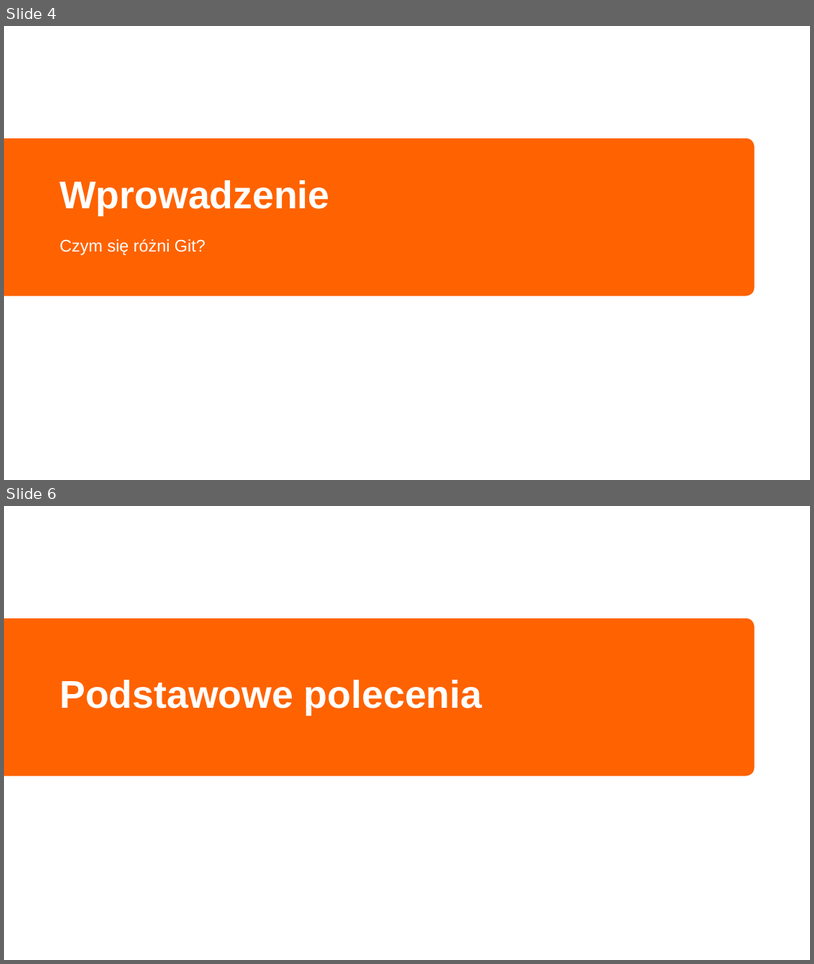
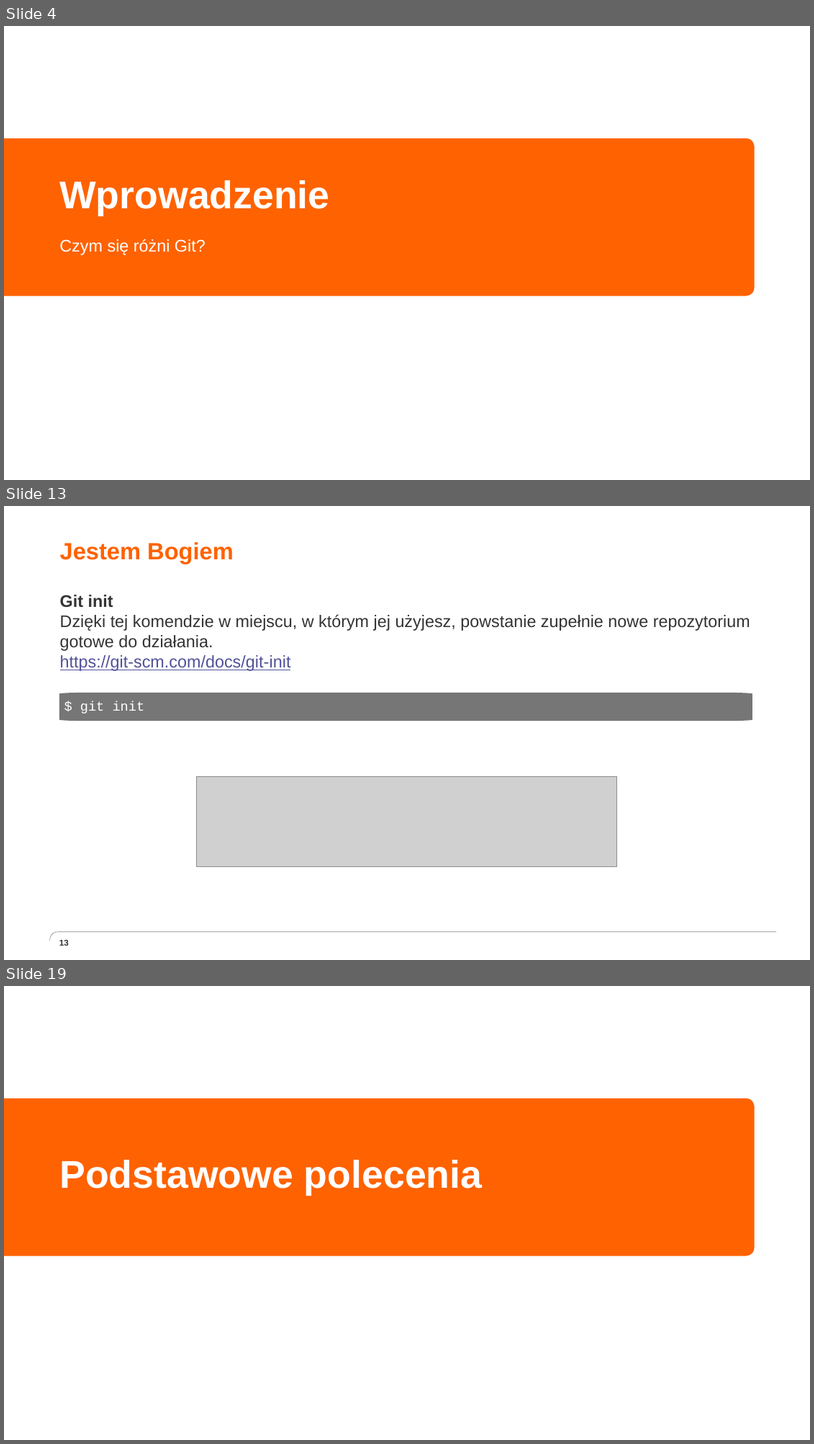
Before and after one commit to grazin/materialy, a slide deck: Programowanie użytkowe - Git.pptx. Shown one above the other, each under a label of ours: slides 4 and 6 before the commit, slides 4, 13 and 19 after it; the slides between them are not shown. The pictures are 814x964 and 814x1444 pixels, drawn with LibreOffice and Linux fonts; fonts in the diff are those of the drawing; grey boxes stand for pictures; background and template pictures are left out. Boxes give left, top, right and bottom in pixels: in the first picture for what was removed or moved away, otherwise in the second. Text is boxed around its words. In the diff, an @@ line names an element or a change of style, - is before the commit and + after.

```diff
--- a/Programowanie użytkowe - Git.pptx
+++ b/Programowanie użytkowe - Git.pptx
@@ slide 13 added at box(4, 506, 810, 960), background #FFFFFF @@
@@ title added at box(60, 542, 234, 564), 28 pt, text #FF6200, bold @@
+Jestem Bogiem
@@ text added at box(60, 595, 751, 671), 20 pt, text #333333 @@
+Git init
+  Dzięki tej komendzie w miejscu, w którym jej użyjesz, powstanie zupełnie nowe repozytorium gotowe do działania.
+  https://git-scm.com/docs/git-init
@@ freeform shape added at box(59, 692, 753, 721), fill #767676, 16 pt, text #FFFFFF @@
+$ git init
@@ picture added at box(196, 777, 617, 867) @@
@@ freeform shape added at box(50, 932, 777, 939), outline #333333 0.25 pt @@
@@ page number added at box(59, 939, 69, 945), 10 pt, text #333333, bold @@
+13
@@ what was slide 6 is now slide 19 @@
```
Also in this commit, not shown: 2 slides changed, 13 other slides added.
